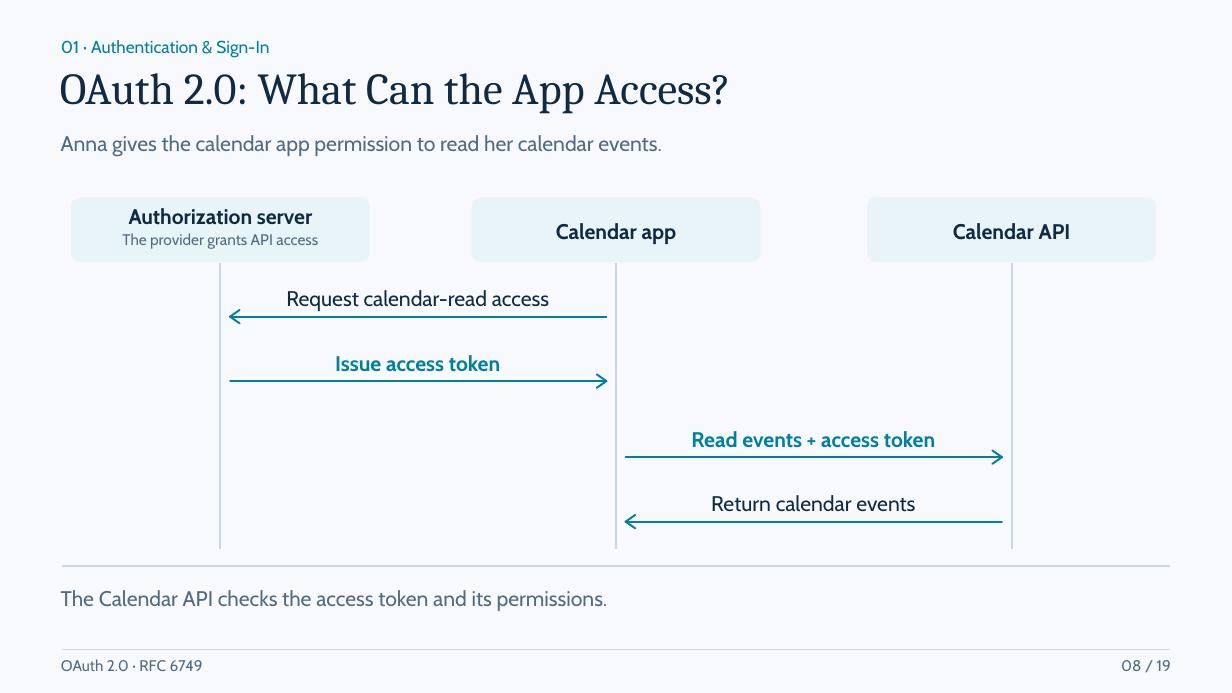
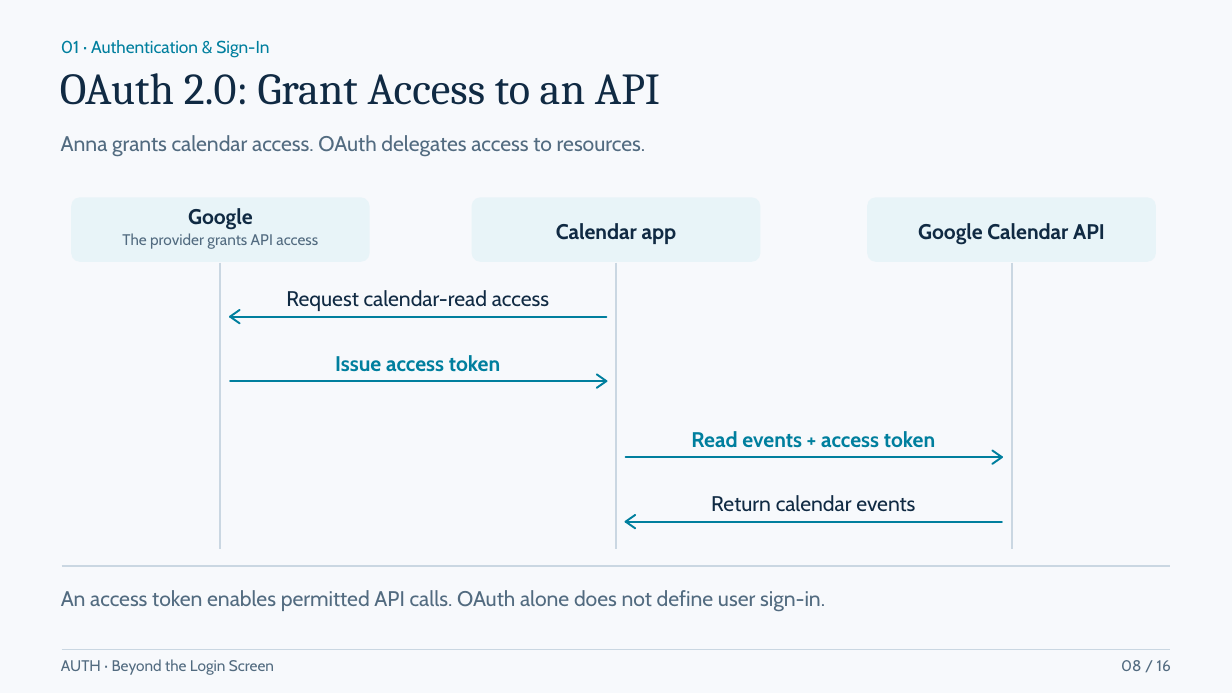
Before and after one commit to Daniiislo/TechSharing, a slide deck: slide 8 of Auth/presentation/Auth - Beyond the Login Screen.pptx. Drawn at 1232x693 pixels with LibreOffice and Linux fonts; fonts in the diff are those of the drawing. Boxes give left, top, right and bottom in pixels: in the first picture for what was removed or moved away, otherwise in the second. Text is boxed around its words. In the diff, an @@ line names an element or a change of style, - is before the commit and + after.

Commit message:
docs(auth): sync agenda and refresh exported slide deck

```diff
--- a/Auth/presentation/Auth - Beyond the Login Screen.pptx
+++ b/Auth/presentation/Auth - Beyond the Login Screen.pptx
@@ text at (x1=60, y1=73, x2=660, y2=105): text changed @@
-OAuth 2.0: What Can the App Access?
+OAuth 2.0: Grant Access to an API
@@ text at (x1=61, y1=135, x2=645, y2=157): text changed @@
-Anna gives the calendar app permission to read her calendar events.
+Anna grants calendar access. OAuth delegates access to resources.
@@ text at (x1=188, y1=208, x2=253, y2=230): text changed @@
-Authorization server
+Google
@@ text at (x1=918, y1=223, x2=1105, y2=245): text changed @@
-Calendar API
+Google Calendar API
@@ text at (x1=61, y1=590, x2=825, y2=612): text changed @@
-The Calendar API checks the access token and its permissions.
+An access token enables permitted API calls. OAuth alone does not define user sign-in.
@@ text at (x1=61, y1=659, x2=274, y2=675): text changed @@
-OAuth 2.0 · RFC 6749
+AUTH · Beyond the Login Screen
@@ text at (x1=1121, y1=660, x2=1171, y2=671): text changed @@
-08 / 19
+08 / 16
```
Also in this commit, not shown: 10 other slides changed, 5 slides added, 14 slides removed, 12 other files.
